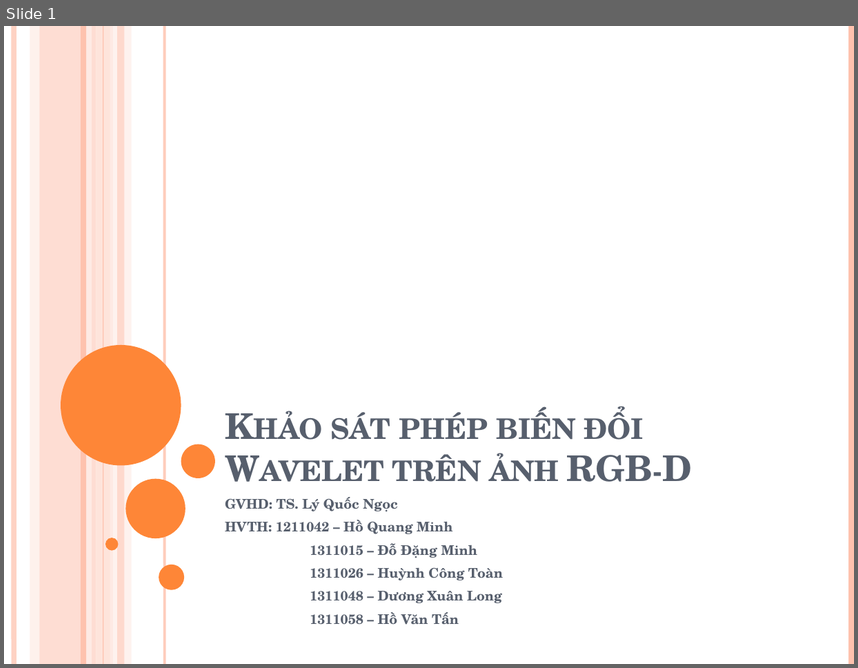
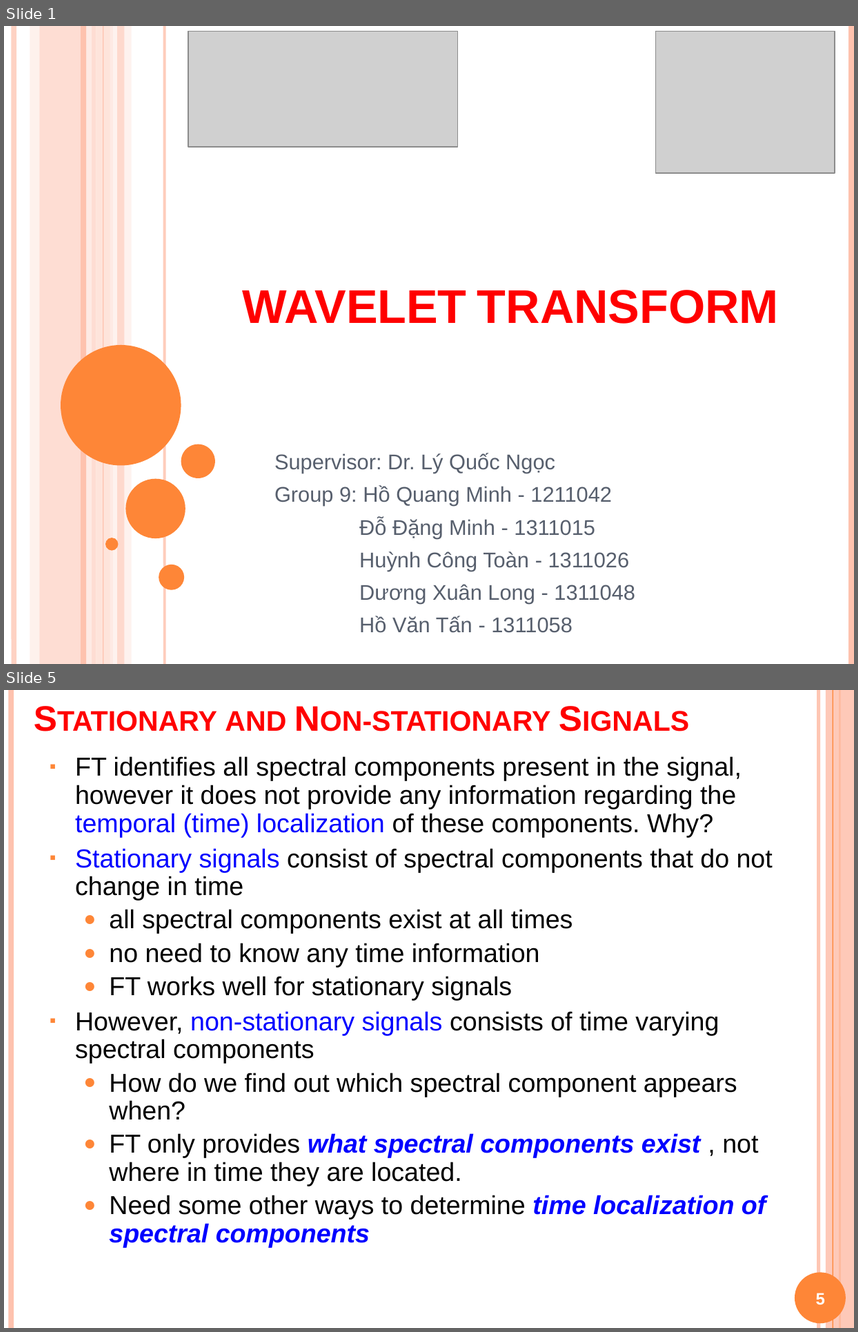
Before and after one commit to Alex7Huynh/dip-g9, a slide deck: 6. PPT/Wavelet transform.pptx. Shown one above the other, each under a label of ours: slide 1 before the commit, slides 1 and 5 after it; the slides between them are not shown. The pictures are 858x668 and 858x1332 pixels, drawn with LibreOffice and Linux fonts; fonts in the diff are those of the drawing; grey boxes stand for pictures. Boxes give left, top, right and bottom in pixels: in the first picture for what was removed or moved away, otherwise in the second. Text is boxed around its words. In the diff, an @@ line names an element or a change of style, - is before the commit and + after.

```diff
--- a/6. PPT/Wavelet transform.pptx
+++ b/6. PPT/Wavelet transform.pptx
@@ slide 5 added at bbox=[4, 690, 854, 1328], background #FFFFFF @@
@@ line added from (11, 690) to (11, 1328), #FEC3AE 4.5 pt @@
@@ line added from (818, 690) to (818, 1328), #FEC3AE 3 pt @@
@@ rectangle added at bbox=[826, 690, 854, 1328], fill #FEC3AE at 87% opacity @@
@@ line added from (833, 690) to (833, 1328), #FE8637 0.75 pt @@
@@ line added from (840, 690) to (840, 1328), #FE8637 1.5 pt @@
@@ title added at bbox=[190, 711, 550, 1035], 30 pt, text #FF0000, bold, small capitals @@
+Stationary and Non-stationary Signals
@@ text added at bbox=[75, 756, 773, 1247], 22 pt, text #000000 @@
+▪ FT identifies all spectral components present in the signal, however it does not provide any information regarding the temporal (time) localization of these components. Why?
+▪ Stationary signals consist of spectral components that do not change in time
+  ● all spectral components exist at all times
+  ● no need to know any time information
+  ● FT works well for stationary signals
+▪ However, non-stationary signals consists of time varying spectral components
+  ● How do we find out which spectral component appears when?
+  ● FT only provides what spectral components exist , not where in time they are located.
+  ● Need some other ways to determine time localization of spectral components
@@ ellipse added at bbox=[795, 1272, 846, 1323], fill #FE8637 @@
@@ page number added at bbox=[816, 1292, 825, 1304], 14 pt, text #FFFFFF, bold @@
+5
@@ slide 1 changed as well @@
@@ picture added at bbox=[188, 31, 458, 147] @@
@@ picture added at bbox=[656, 31, 835, 173] @@
@@ title at bbox=[242, 290, 779, 323]: text changed; size 30 to 40 pt; font TeX Gyre Schola to Arial; text colour #575F6D to #FF0000 @@
-Khảo sát phép biến đổi Wavelet trên ảnh RGB-D
+WAVELET TRANSFORM
@@ subtitle at bbox=[274, 452, 635, 633]: text changed; size 11.2 to 18 pt; font TeX Gyre Schola to Arial; bold off @@
-GVHD: TS. Lý Quốc Ngọc
-HVTH: 1211042 – Hồ Quang Minh
-1311015 – Đỗ Đặng Minh
-1311026 – Huỳnh Công Toàn
-1311048 – Dương Xuân Long
-1311058 – Hồ Văn Tấn
+Supervisor: Dr. Lý Quốc Ngọc
+Group 9: Hồ Quang Minh - 1211042
+Đỗ Đặng Minh - 1311015
+Huỳnh Công Toàn - 1311026
+Dương Xuân Long - 1311048
+Hồ Văn Tấn - 1311058
```
Also in this commit, not shown: 54 other slides added, 1 slide removed, 2 other files.
